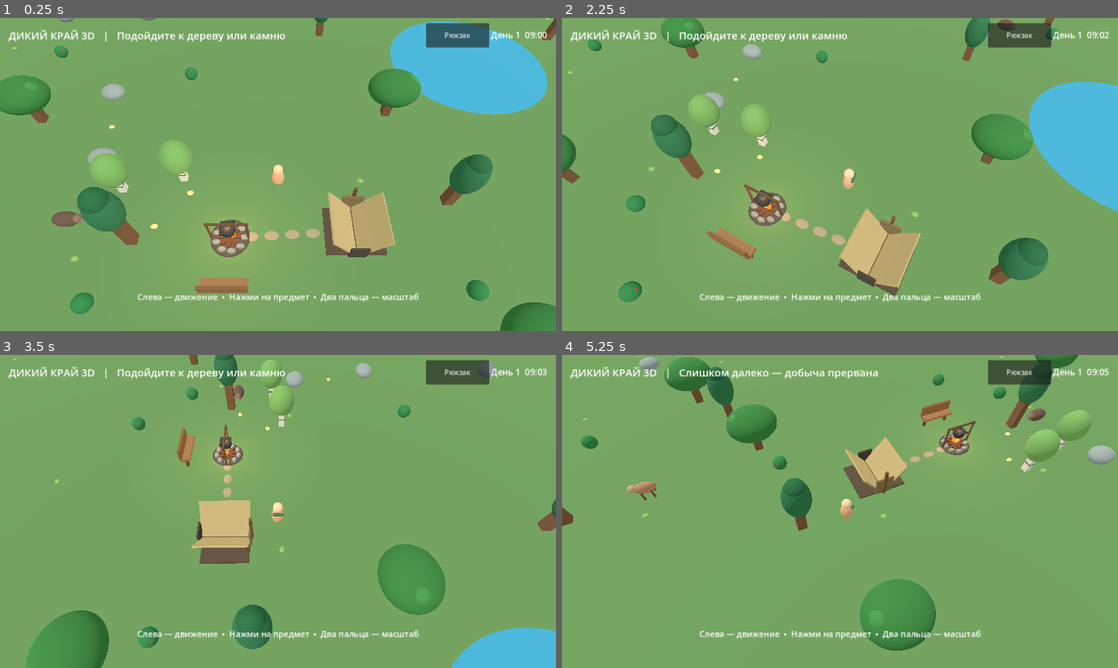
Above: before the commit, frames 1-4 (two rows, left to right).
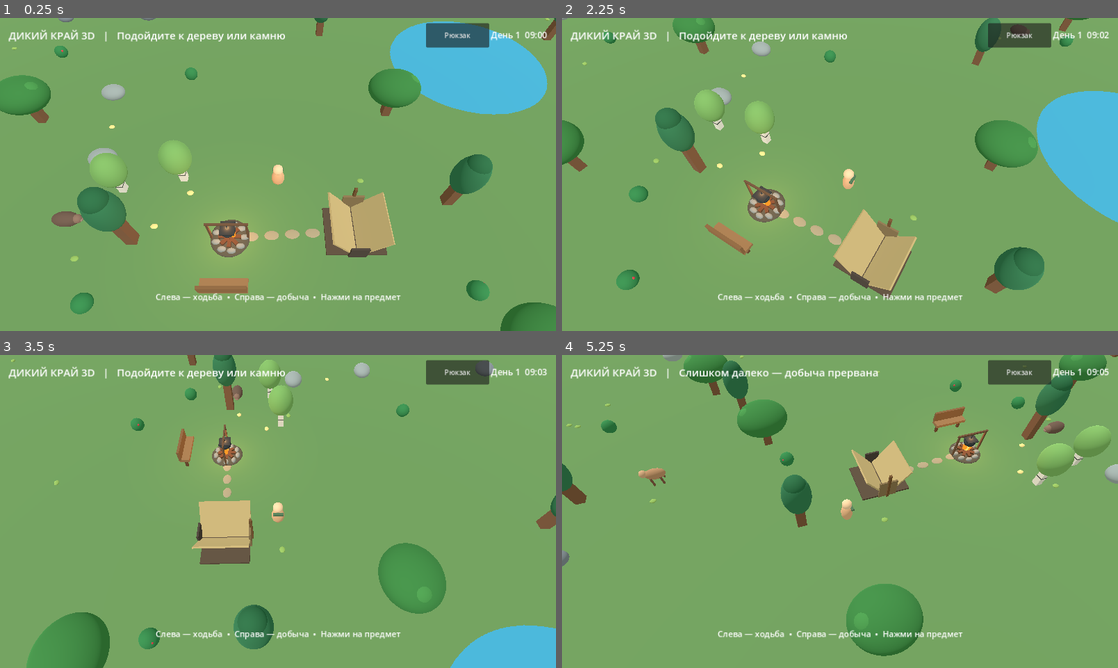
Above: after the commit, the same moments.

Repository: hjz2tz7cgv-ctrl/DikiyKrayGodot
Game: Godot game, scene res://scenes/main.tscn
Two runs of this game, one before a commit and one after it. Both use one fixed random seed, a clock stepped at 60 frames per second and the inputs below.
Inputs (mouse positions are in pixels of both pictures, inside the frame that each line leads up to):
- Up to frame 1 (0.25 s): no input
- Up to frame 2 (2.25 s): click "Рюкзак" at 0.5 s; click "Закрыть" at 1.25 s; tap Enter at 2 s; move the mouse to (962, 158) at 2.02 s; hold Right (ui_right) from 2.03 s (still down); click (962, 158) at 2.17 s
- Up to frame 3 (3.5 s): release Right (ui_right) at 2.75 s; drag from (166, 527) to (250, 574) at 2.77 s
- Up to frame 4 (5.25 s): move the mouse to (895, 442) at 3.52 s; hold Right (ui_right) 3.53-4.25 s; drag from (812, 574) to (673, 464) at 4.27 s; move the mouse to (1006, 558) at 5.02 s; hold Left (ui_left) from 5.03 s (still down)

The runs differ from the first frame. In frame 1, 0.6% of the frame differs, in the area x 24-76%, y 87-91%; in frame 2, 8.6%; in frame 3, 1.8%; in frame 4, 11%, in the area x 0-100%, y 0-97%.

Commit message:
Add files via upload

Diff:
--- a/scripts/main.gd
+++ b/scripts/main.gd
@@ -36,9 +36,11 @@
 var touch_move := Vector2.ZERO
 var joystick_touch := -1
 var joystick_origin := Vector2.ZERO
-# Направление камеры запоминается в момент начала движения.
-# Поэтому удержание джойстика не меняет направление при повороте камеры.
-var joystick_reference_yaw := 0.0
+var gather_touch := -1
+var gather_origin := Vector2.ZERO
+var gather_direction := Vector2.ZERO
+var camera_input_yaw := 0.0
+var joystick_basis_yaw := 0.0
 var active_touches := {}
 var pinch_previous := 0.0
 var pending_kind := ""
@@ -278,7 +280,7 @@
     camera.current = true
     camera.fov = 54.0
     add_child(camera)
-    _position_camera()
+    _position_camera(0.016)
 
 func _position_camera(delta: float = 0.0) -> void:
     if camera == null or player == null:
@@ -289,7 +291,7 @@
         camera_initialized = true
     else:
         camera_focus = camera_focus.lerp(desired_focus, 1.0 - exp(-4.0 * delta))
-    camera_yaw = lerp_angle(camera_yaw, desired_camera_yaw, 1.0 - exp(-3.6 * delta))
+    camera_yaw = lerp_angle(camera_yaw, desired_camera_yaw, 1.0 - exp(-3.0 * delta))
     var offset := Vector3(sin(camera_yaw) * camera_distance * camera_tilt, camera_distance, cos(camera_yaw) * camera_distance * camera_tilt)
     camera.global_position = camera_focus + offset
     camera.look_at(camera_focus, Vector3.UP)
@@ -515,7 +517,7 @@
         var hour := int(day_clock) % 24
         var minute := int((day_clock - floor(day_clock)) * 60.0)
         time_label.text = "День %d  %02d:%02d" % [day_count, hour, minute]
-    zoom_label.text = "Слева — движение  •  Нажми на предмет  •  Два пальца — масштаб"
+    zoom_label.text = "Слева — ходьба  •  Справа — добыча  •  Нажми на предмет"
     bag_label.text = "РЮКЗАК\n\nДерево: %d\nКамень: %d\nЯгоды: %d" % [inventory["wood"], inventory["stone"], inventory["berry"]]
 
 func _nearest_resource() -> int:
@@ -679,12 +681,9 @@
                 status_message = "Отдыхаем у костра — двигайся, чтобы встать"
             pending_index = -1
             pending_kind = ""
-    # Джойстик задаёт направление относительно камеры в момент нажатия,
-    # а не относительно камеры, которая сейчас догоняет персонажа.
-    var direction := Vector2(
-        cos(joystick_reference_yaw) * touch_move.x + sin(joystick_reference_yaw) * touch_move.y,
-        -sin(joystick_reference_yaw) * touch_move.x + cos(joystick_reference_yaw) * touch_move.y
-    )
+    # Direction is locked to the camera heading when the movement finger lands.
+    # Rotating camera during movement must not bend the walking path.
+    var direction := touch_move.rotated(joystick_basis_yaw)
     if pending_index >= 0 and joystick_touch == -1:
         var towards := pending_pos - Vector2(player.position.x, player.position.z)
         if towards.length() > 1.95:
@@ -697,11 +696,12 @@
     if sitting:
         direction = Vector2.ZERO
     if direction.length() > 0.12:
+        # Face travel direction quickly. The camera smoothly moves BEHIND the player.
         var desired_facing := atan2(-direction.x, -direction.y)
-        player_facing = lerp_angle(player_facing, desired_facing, 1.0 - exp(-9.0 * delta))
+        player_facing = lerp_angle(player_facing, desired_facing, 1.0 - exp(-16.0 * delta))
         player_visual.rotation.y = player_facing
-        # Камера всегда возвращается за спину, без частичного поворота в лицо.
         desired_camera_yaw = -player_facing
+
     var current := Vector2(player.position.x, player.position.z)
     var motion := direction * WALK_SPEED * delta
     var next_x := current + Vector2(motion.x, 0)
@@ -713,6 +713,12 @@
     player.position.x = current.x
     player.position.z = current.y
     _position_camera(delta)
+    if gather_touch != -1 and gather_direction.length() > 0.2 and not mining_active:
+        var nearest := _nearest_resource()
+        if nearest >= 0:
+            _begin_mining(nearest)
+    if gather_touch != -1 and gather_direction.length() <= 0.2 and mining_active:
+        _stop_mining()
     if mining_active:
         if target_resource < 0 or not resources[target_resource]["alive"] or Vector2(player.position.x, player.position.z).distance_to(resources[target_resource]["pos"]) > 2.85:
             _stop_mining()
@@ -745,14 +751,19 @@
     if event is InputEventScreenTouch:
         if event.pressed:
             active_touches[event.index] = event.position
-            if active_touches.size() == 1 and event.position.x < get_viewport().get_visible_rect().size.x * 0.46:
+            var viewport_width := get_viewport().get_visible_rect().size.x
+            var viewport_height := get_viewport().get_visible_rect().size.y
+            if event.position.y > viewport_height * 0.46 and event.position.x < viewport_width * 0.46 and joystick_touch == -1:
                 joystick_touch = event.index
                 joystick_origin = event.position
-                joystick_reference_yaw = camera_yaw
-            if active_touches.size() == 2:
+                joystick_basis_yaw = camera_yaw
                 touch_move = Vector2.ZERO
-                joystick_touch = -1
-                var pts := active_touches.values()
+            elif event.position.y > viewport_height * 0.46 and event.position.x > viewport_width * 0.54 and gather_touch == -1:
+                gather_touch = event.index
+                gather_origin = event.position
+                gather_direction = Vector2.ZERO
+            elif active_touches.size() == 2 and joystick_touch == -1 and gather_touch == -1:
+                var pts: Array = active_touches.values()
                 pinch_previous = (pts[0] as Vector2).distance_to(pts[1] as Vector2)
         else:
             active_touches.erase(event.index)
@@ -761,20 +772,28 @@
                 touch_move = Vector2.ZERO
                 if event.position.distance_to(joystick_origin) < 18.0:
                     _tap_world(event.position)
+            elif event.index == gather_touch:
+                gather_touch = -1
+                gather_direction = Vector2.ZERO
+                _stop_mining()
+                if event.position.distance_to(gather_origin) < 18.0:
+                    _tap_world(event.position)
             elif active_touches.is_empty() and pinch_previous <= 0.0:
                 _tap_world(event.position)
             if active_touches.size() < 2:
                 pinch_previous = 0.0
     elif event is InputEventScreenDrag:
         active_touches[event.index] = event.position
-        if active_touches.size() == 2:
-            var pts := active_touches.values()
+        if event.index == joystick_touch:
+            touch_move = ((event.position - joystick_origin) / 65.0).limit_length(1.0)
+        elif event.index == gather_touch:
+            gather_direction = ((event.position - gather_origin) / 65.0).limit_length(1.0)
+        elif active_touches.size() == 2 and joystick_touch == -1 and gather_touch == -1:
+            var pts: Array = active_touches.values()
             var new_distance: float = (pts[0] as Vector2).distance_to(pts[1] as Vector2)
             if pinch_previous > 0.0:
                 _zoom((pinch_previous - new_distance) * 0.035)
             pinch_previous = new_distance
-        elif event.index == joystick_touch:
-            touch_move = ((event.position - joystick_origin) / 65.0).limit_length(1.0)
     elif event is InputEventMouseButton and event.pressed:
         if event.button_index == MOUSE_BUTTON_WHEEL_UP:
             _zoom(-1.0)
